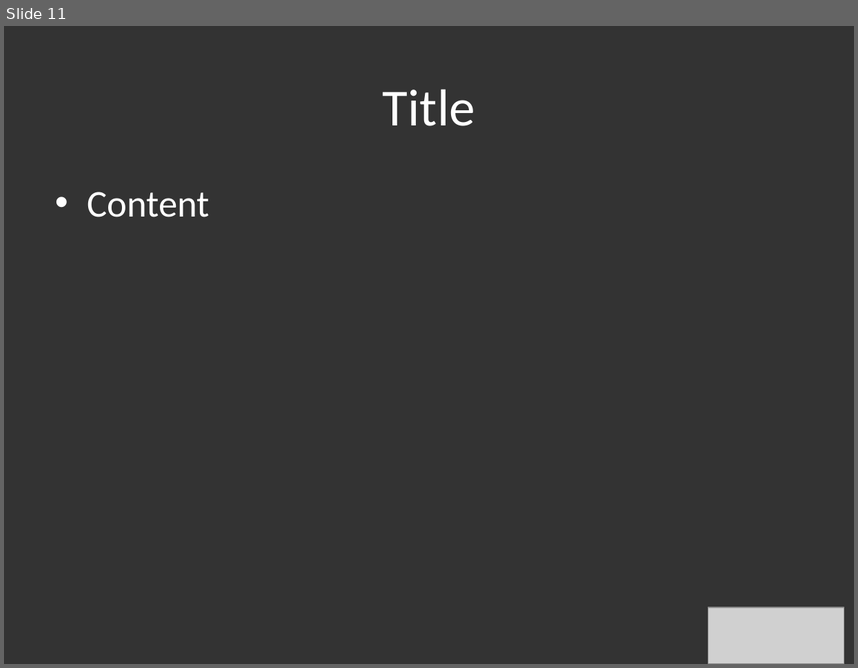
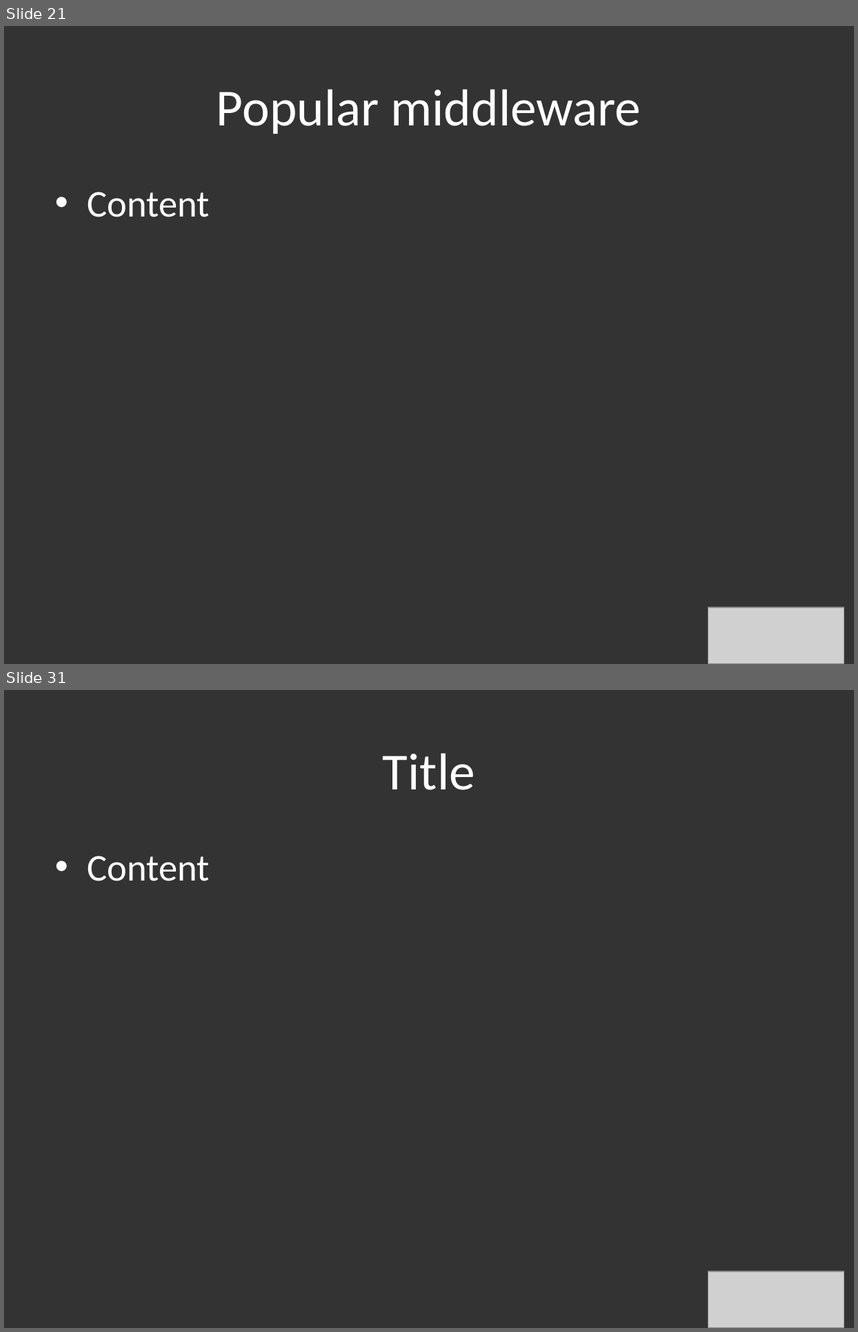
Before and after one commit to hlfshell/node.jSTL-Intro-Series---An-Introduction-to-Express, a slide deck: nodejs intro to express.pptx. Shown one above the other, each under a label of ours: slide 11 before the commit, slides 21 and 31 after it; the slides between them are not shown. The pictures are 858x668 and 858x1332 pixels, drawn with LibreOffice and Linux fonts; fonts in the diff are those of the drawing; grey boxes stand for pictures. Boxes give left, top, right and bottom in pixels: in the first picture for what was removed or moved away, otherwise in the second. Text is boxed around its words. In the diff, an @@ line names an element or a change of style, - is before the commit and + after.

```diff
--- a/nodejs intro to express.pptx
+++ b/nodejs intro to express.pptx
@@ slide 21 added at [4, 26, 854, 664], background #333333 @@
@@ title added at [217, 89, 642, 134], 44 pt, text #FFFFFF @@
+Popular middleware
@@ text added at [87, 192, 210, 217], 32 pt, text #FFFFFF @@
+• Content
@@ picture added at [708, 606, 844, 664] @@
@@ what was slide 11 is now slide 31 @@
```
Also in this commit, not shown: 3 slides changed, 20 other slides added, 1 slide removed, 8 other files.
